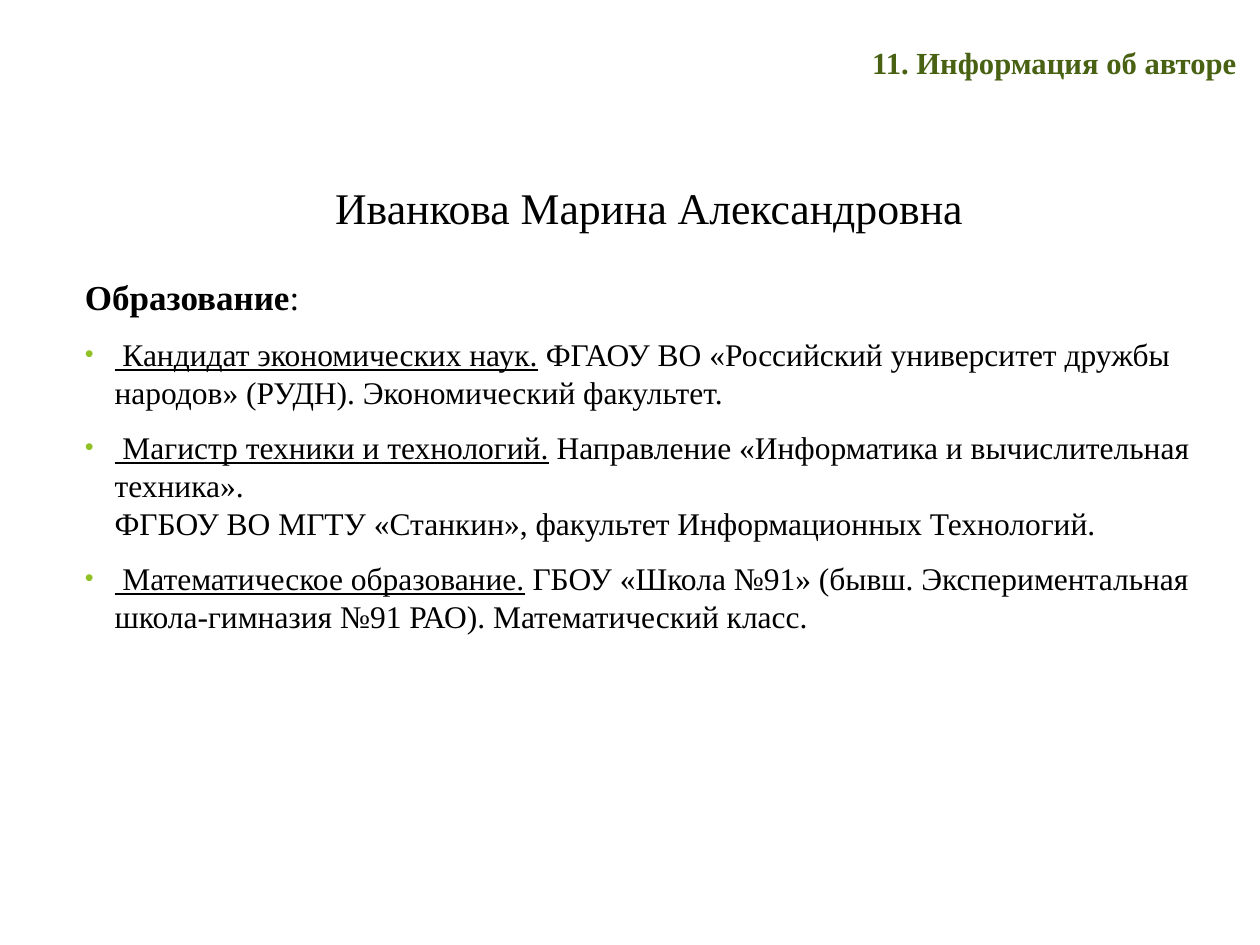
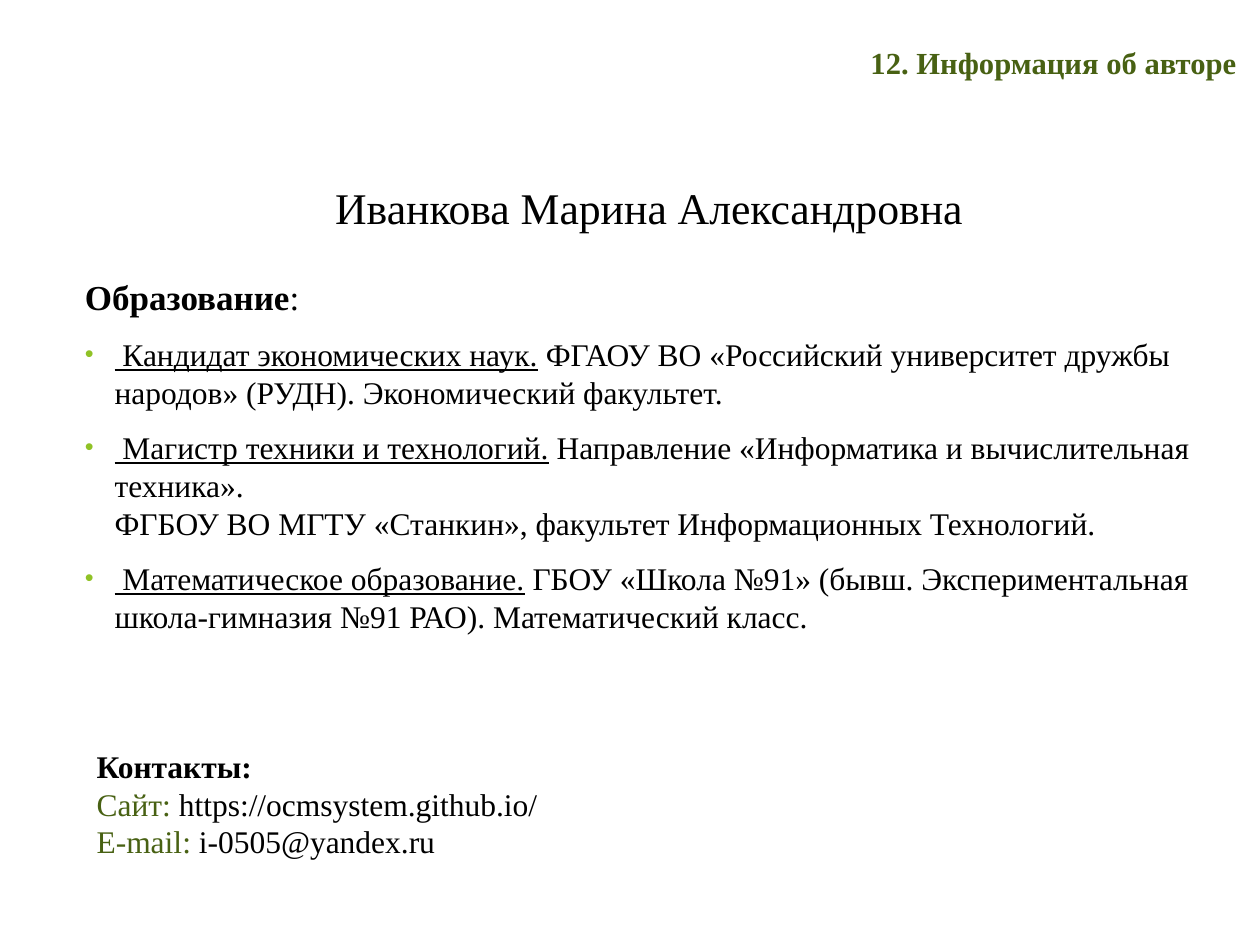
Before and after one commit to ocmsystem/ocmsystem.github.io, a slide deck: slide 15 of files/presentations/Presentation_OCMSystem_RU.ppt (slide 13 before the commit). Drawn at 1260x945 pixels with LibreOffice and Linux fonts; fonts in the diff are those of the drawing; background and template pictures are left out. Boxes give left, top, right and bottom in pixels: in the first picture for what was removed or moved away, otherwise in the second. Text is boxed around its words. In the diff, an @@ line names an element or a change of style, - is before the commit and + after.

```diff
--- a/files/presentations/Presentation_OCMSystem_RU.ppt
+++ b/files/presentations/Presentation_OCMSystem_RU.ppt
@@ text at <box>870,52,1237,80</box>: text changed @@
-11. Информация об авторе
+12. Информация об авторе
@@ text added at <box>97,757,537,860</box>, 18 pt, text #000000 @@
+Контакты:
+Сайт: https://ocmsystem.github.io/
+E-mail: i-0505@yandex.ru
```
Also in this commit, not shown: 6 other slides changed, 2 slides added, 1 slide removed, 1 other file.
